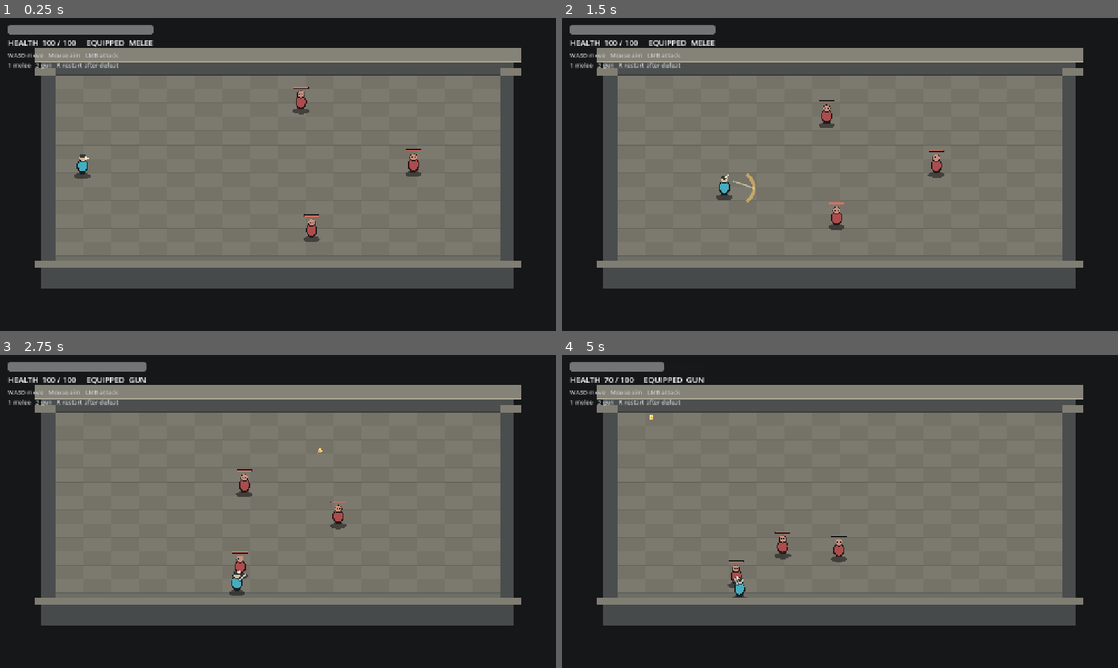
Above: before the commit, frames 1-4 (two rows, left to right).
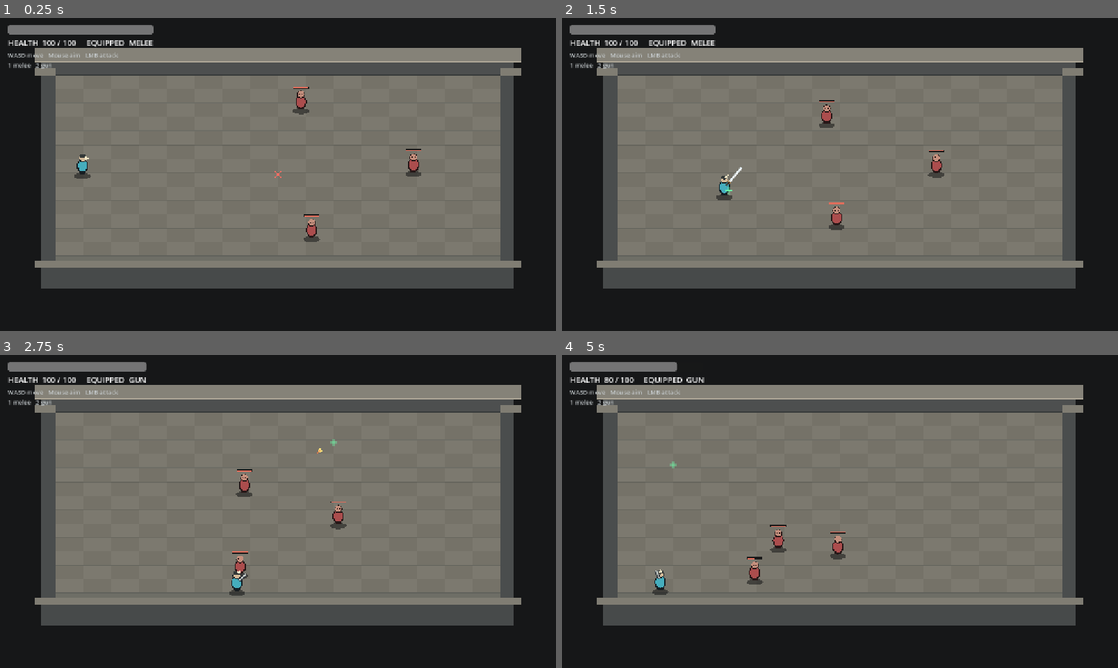
Above: after the commit, the same moments.

Repository: manbeast945/Cmbat_Mechs
Game: Godot game, scene res://scenes/arena.tscn
Same seed, same stepped clock (60 frames per second), same inputs: the game is played once before the commit and once after it.
Inputs (mouse positions are in pixels of both pictures, inside the frame that each line leads up to):
- Up to frame 1 (0.25 s): no input
- Up to frame 2 (1.5 s): move the mouse to (962, 158) at 0.52 s; hold D 0.53-1.28 s; hold R 0.53-1.28 s; click (962, 158) at 0.67 s; move the mouse to (728, 190) at 1.27 s; hold S from 1.28 s (still down); tap 1 at 1.35 s; click (728, 190) at 1.42 s
- Up to frame 3 (2.75 s): move the mouse to (333, 442) at 2.02 s; release S at 2.03 s; hold D from 2.03 s (still down); hold 2 from 2.03 s (still down); click (333, 442) at 2.17 s
- Up to frame 4 (5 s): move the mouse to (812, 574) at 2.77 s; release D at 2.78 s; release 2 at 2.78 s; hold W 2.78-3.53 s; tap R at 2.85 s; click (812, 574) at 2.92 s; move the mouse to (1006, 558) at 3.52 s; hold 1 3.53-4.28 s; hold A from 3.53 s (still down); click (1006, 558) at 3.67 s; move the mouse to (673, 464) at 4.27 s; tap 2 at 4.35 s; click (673, 464) at 4.42 s

The runs differ from the first frame. In frame 1, 0.1% of the frame differs, in the area x 10-51%, y 14-52%; in frame 2, 0.2%; in frame 3, 0.1%; in frame 4, 1.1%, in the area x 7-52%, y 2-78%.

Commit message:
Improve knife swing visuals and hit detection

Diff:
--- a/scenes/enemy.tscn
+++ b/scenes/enemy.tscn
@@ -1,18 +1,18 @@
-[gd_scene load_steps=4 format=3]
+[gd_scene format=3 uid="uid://rgw23ni1bknk"]
 
-[ext_resource type="Script" path="res://scripts/enemy.gd" id="1_enemy"]
-[ext_resource type="Script" path="res://scripts/enemy_visual.gd" id="2_visual"]
+[ext_resource type="Script" uid="uid://c2ywu3ro8l5n3" path="res://scripts/enemy.gd" id="1_enemy"]
+[ext_resource type="Script" uid="uid://bi2jsvtthlpch" path="res://scripts/enemy_visual.gd" id="2_visual"]
 
 [sub_resource type="CircleShape2D" id="EnemyBody"]
 radius = 17.0
 
-[node name="Enemy" type="CharacterBody2D"]
+[node name="Enemy" type="CharacterBody2D" unique_id=1363810007]
 collision_layer = 2
 collision_mask = 5
 script = ExtResource("1_enemy")
 
-[node name="Visual" type="Node2D" parent="."]
+[node name="Visual" type="Node2D" parent="." unique_id=2081138554]
 script = ExtResource("2_visual")
 
-[node name="CollisionShape2D" type="CollisionShape2D" parent="."]
+[node name="CollisionShape2D" type="CollisionShape2D" parent="." unique_id=1259708770]
 shape = SubResource("EnemyBody")
--- a/scenes/player.tscn
+++ b/scenes/player.tscn
@@ -1,28 +1,32 @@
-[gd_scene load_steps=6 format=3]
+[gd_scene format=3 uid="uid://c3fxs012x6o0j"]
 
-[ext_resource type="Script" path="res://scripts/player.gd" id="1_player"]
-[ext_resource type="Script" path="res://scripts/melee_weapon.gd" id="2_melee"]
-[ext_resource type="Script" path="res://scripts/gun_weapon.gd" id="3_gun"]
-[ext_resource type="Script" path="res://scripts/player_visual.gd" id="4_visual"]
+[ext_resource type="Script" uid="uid://b7fh6lmif3ljg" path="res://scripts/player.gd" id="1_player"]
+[ext_resource type="Script" uid="uid://bg1f635inkjqk" path="res://scripts/melee_weapon.gd" id="2_melee"]
+[ext_resource type="Script" uid="uid://bpe1i1uotfxms" path="res://scripts/gun_weapon.gd" id="3_gun"]
+[ext_resource type="Script" uid="uid://bhu1m4jgvpoug" path="res://scripts/player_visual.gd" id="4_visual"]
 
 [sub_resource type="CircleShape2D" id="PlayerBody"]
 radius = 15.0
 
-[node name="Player" type="CharacterBody2D"]
-collision_layer = 1
+[node name="Player" type="CharacterBody2D" unique_id=1854215064]
 collision_mask = 6
 script = ExtResource("1_player")
 
-[node name="Visual" type="Node2D" parent="."]
+[node name="Visual" type="Node2D" parent="." unique_id=2046248596]
 script = ExtResource("4_visual")
 
-[node name="CollisionShape2D" type="CollisionShape2D" parent="."]
+[node name="CollisionShape2D" type="CollisionShape2D" parent="." unique_id=1966231633]
 shape = SubResource("PlayerBody")
 
-[node name="MeleeWeapon" type="Node2D" parent="."]
+[node name="MeleeWeapon" type="Node2D" parent="." unique_id=245377527]
 position = Vector2(0, -18)
 script = ExtResource("2_melee")
+attack_range = 60.0
+combo_reset_seconds = 0.6
 
-[node name="GunWeapon" type="Node2D" parent="."]
+[node name="WhooshAudio" type="AudioStreamPlayer2D" parent="MeleeWeapon" unique_id=1305196083]
+volume_db = -5.0
+
+[node name="GunWeapon" type="Node2D" parent="." unique_id=223167775]
 position = Vector2(0, -20)
 script = ExtResource("3_gun")
--- /dev/null
+++ b/scripts/aim_feedback.gd
@@ -0,0 +1,49 @@
+extends Node2D
+class_name CombatAimFeedback
+
+var player: CombatPlayer
+var hit_marker_left := 0.0
+
+func bind_player(value: CombatPlayer) -> void:
+	player = value
+	player.hit_confirmed.connect(_on_hit_confirmed)
+
+func _process(delta: float) -> void:
+	hit_marker_left = maxf(0.0, hit_marker_left - delta)
+	queue_redraw()
+
+func _on_hit_confirmed(_impact_position: Vector2, _heavy: bool) -> void:
+	hit_marker_left = 0.22
+
+func _draw() -> void:
+	if player == null or not is_instance_valid(player):
+		return
+	var cursor := get_viewport().get_mouse_position()
+	var weapon: CombatWeapon = player.melee_weapon if player.active_weapon_index == 0 else player.gun_weapon
+	var range_origin := player.melee_weapon.global_position if player.active_weapon_index == 0 else player.global_position
+	var distance := player.get_global_mouse_position().distance_to(range_origin)
+	var in_range := distance <= weapon.effective_range()
+	var range_color := Color(0.43, 1.0, 0.67, 0.94) if in_range else Color(1.0, 0.43, 0.39, 0.9)
+	if in_range:
+		_draw_plus(cursor, range_color, 7.0, 2.0)
+	elif player.active_weapon_index == 0:
+		_draw_x(cursor, range_color, 7.0, 2.0)
+	else:
+		draw_circle(cursor, 2.0, range_color)
+		draw_arc(cursor, 7.0, 0.0, TAU, 20, Color(0.8, 0.82, 0.85, 0.6), 1.0, true)
+	if hit_marker_left > 0.0:
+		var alpha := clampf(hit_marker_left / 0.22, 0.0, 1.0)
+		var marker_color := Color(1.0, 1.0, 0.92, alpha)
+		var diagonals: Array[Vector2] = [Vector2(-1, -1), Vector2(1, -1), Vector2(-1, 1), Vector2(1, 1)]
+		for direction: Vector2 in diagonals:
+			var start: Vector2 = cursor + direction * 11.0
+			var end: Vector2 = cursor + direction * 16.0
+			draw_line(start, end, marker_color, 2.5, true)
+
+func _draw_plus(center: Vector2, color: Color, size: float, width: float) -> void:
+	draw_line(center + Vector2(-size, 0), center + Vector2(size, 0), color, width, true)
+	draw_line(center + Vector2(0, -size), center + Vector2(0, size), color, width, true)
+
+func _draw_x(center: Vector2, color: Color, size: float, width: float) -> void:
+	draw_line(center + Vector2(-size, -size), center + Vector2(size, size), color, width, true)
+	draw_line(center + Vector2(-size, size), center + Vector2(size, -size), color, width, true)
--- /dev/null
+++ b/scripts/combat_sounds.gd
@@ -0,0 +1,36 @@
+extends RefCounted
+class_name CombatSounds
+
+static func make_whoosh() -> AudioStreamWAV:
+	return _make_wave(0)
+
+static func make_impact() -> AudioStreamWAV:
+	return _make_wave(1)
+
+static func _make_wave(kind: int) -> AudioStreamWAV:
+	var sample_rate := 22050
+	var duration := 0.19 if kind == 0 else 0.10
+	var sample_count := int(sample_rate * duration)
+	var data := PackedByteArray()
+	data.resize(sample_count * 2)
+	for index in range(sample_count):
+		var time := float(index) / sample_rate
+		var progress := time / duration
+		var sample: float
+		if kind == 0:
+			var envelope := sin(PI * progress) * 0.24
+			var noise := randf_range(-1.0, 1.0)
+			var tone := sin(TAU * (260.0 - 130.0 * progress) * time) * 0.25
+			sample = (noise * 0.75 + tone) * envelope
+		else:
+			var envelope := exp(-progress * 11.0)
+			var thud := sin(TAU * 105.0 * time) * 0.72
+			var click := randf_range(-1.0, 1.0) * 0.22
+			sample = (thud + click) * envelope * 0.42
+		data.encode_s16(index * 2, int(clampf(sample, -1.0, 1.0) * 32767.0))
+	var stream := AudioStreamWAV.new()
+	stream.format = AudioStreamWAV.FORMAT_16_BITS
+	stream.mix_rate = sample_rate
+	stream.stereo = false
+	stream.data = data
+	return stream
--- a/scripts/enemy.gd
+++ b/scripts/enemy.gd
@@ -9,6 +9,10 @@
 var health := 70
 var player: CombatPlayer
 var contact_cooldown_left := 0.0
+var stagger_left := 0.0
+var hit_flash_left := 0.0
+var reaction_strength := 0.0
+var knockback_velocity := Vector2.ZERO
 
 func _ready() -> void:
 	add_to_group("enemies")
@@ -16,8 +20,15 @@
 
 func _physics_process(delta: float) -> void:
 	contact_cooldown_left = maxf(0.0, contact_cooldown_left - delta)
+	stagger_left = maxf(0.0, stagger_left - delta)
+	hit_flash_left = maxf(0.0, hit_flash_left - delta)
 	if player == null or not is_instance_valid(player) or player.is_defeated:
 		velocity = Vector2.ZERO
+		return
+	if stagger_left > 0.0:
+		velocity = knockback_velocity
+		knockback_velocity = knockback_velocity.move_toward(Vector2.ZERO, 520.0 * delta)
+		move_and_slide()
 		return
 
 	var to_player := player.global_position - global_position
@@ -30,8 +41,15 @@
 		player.take_damage(contact_damage)
 		contact_cooldown_left = contact_cooldown_seconds
 
-func take_damage(amount: int) -> void:
+func take_damage(amount: int, heavy := false, hit_direction := Vector2.ZERO, knockback_multiplier := 1.0) -> bool:
+	if health <= 0:
+		return false
 	health = maxi(0, health - amount)
+	stagger_left = 0.30 if heavy else 0.12
+	hit_flash_left = 0.12 if heavy else 0.08
+	reaction_strength = 1.0 if heavy else 0.45
+	knockback_velocity = hit_direction.normalized() * (270.0 if heavy else 105.0) * knockback_multiplier
 	queue_redraw()
 	if health == 0:
 		queue_free()
+	return true
--- a/scripts/enemy_visual.gd
+++ b/scripts/enemy_visual.gd
@@ -8,6 +8,11 @@
 	enemy = get_parent() as CombatEnemy
 
 func _process(_delta: float) -> void:
+	if enemy != null:
+		var flash_ratio := enemy.hit_flash_left / (0.12 if enemy.reaction_strength >= 1.0 else 0.08)
+		modulate = Color.WHITE.lerp(Color(1.0, 0.52, 0.30), clampf(flash_ratio, 0.0, 1.0))
+		var stagger_ratio := enemy.stagger_left / (0.30 if enemy.reaction_strength >= 1.0 else 0.12)
+		scale = Vector2.ONE.lerp(Vector2(1.25, 0.78), clampf(stagger_ratio, 0.0, 1.0) * enemy.reaction_strength * 0.55)
 	queue_redraw()
 
 func _draw() -> void:
--- a/scripts/gun_weapon.gd
+++ b/scripts/gun_weapon.gd
@@ -3,6 +3,7 @@
 const PROJECTILE_SCENE: PackedScene = preload("res://scenes/projectile.tscn")
 
 @export var cooldown_seconds := 0.24
+@export var effective_attack_range := 1248.0
 
 var cooldown_left := 0.0
 
@@ -25,6 +26,9 @@
 func display_name() -> String:
 	return "GUN"
 
+func effective_range() -> float:
+	return effective_attack_range
+
 func _draw() -> void:
 	draw_line(Vector2(8.0, 0.0), Vector2(27.0, 0.0), Color(0.18, 0.2, 0.23), 7.0, true)
 	draw_line(Vector2(9.0, 0.0), Vector2(27.0, 0.0), Color(0.82, 0.84, 0.82), 3.0, true)
--- /dev/null
+++ b/scripts/hit_effect.gd
@@ -0,0 +1,26 @@
+extends Node2D
+class_name CombatHitEffect
+
+var heavy := false
+var lifetime := 0.20
+var age := 0.0
+
+func _ready() -> void:
+	z_index = 30
+
+func _process(delta: float) -> void:
+	age += delta
+	if age >= lifetime:
+		queue_free()
+	queue_redraw()
+
+func _draw() -> void:
+	var progress := clampf(age / lifetime, 0.0, 1.0)
+	var alpha := 1.0 - progress
+	var radius := lerpf(3.0, 16.0 if heavy else 11.0, progress)
+	var color := Color(1.0, 0.56, 0.20, alpha) if heavy else Color(1.0, 0.91, 0.62, alpha)
+	draw_arc(Vector2.ZERO, radius, 0.0, TAU, 20, color, 2.5 if heavy else 1.8, true)
+	for index in range(4 if not heavy else 6):
+		var angle := TAU * float(index) / float(4 if not heavy else 6)
+		var direction := Vector2.RIGHT.rotated(angle)
+		draw_line(direction * (radius + 1.0), direction * (radius + (9.0 if heavy else 6.0)), color, 2.0, true)
--- a/scripts/hud.gd
+++ b/scripts/hud.gd
@@ -5,6 +5,7 @@
 var status_label: Label
 var hint_label: Label
 var defeat_overlay: ColorRect
+var aim_feedback: CombatAimFeedback
 var equipped_weapon_name := "MELEE"
 
 func _ready() -> void:
@@ -12,6 +13,9 @@
 	panel.position = Vector2(18.0, 16.0)
 	panel.add_theme_constant_override("separation", 6)
 	add_child(panel)
+	aim_feedback = CombatAimFeedback.new()
+	aim_feedback.name = "AimFeedback"
+	add_child(aim_feedback)
 
 	health_bar = ProgressBar.new()
 	health_bar.custom_minimum_size = Vector2(260.0, 22.0)
@@ -23,7 +27,7 @@
 	panel.add_child(status_label)
 
 	hint_label = Label.new()
-	hint_label.text = "WASD move   Mouse aim   LMB attack\n1 melee   2 gun   R restart after defeat"
+	hint_label.text = "WASD move   Mouse aim   LMB attack\n1 melee   2 gun"
 	hint_label.modulate = Color(0.78, 0.8, 0.81)
 	hint_label.add_theme_font_size_override("font_size", 14)
 	panel.add_child(hint_label)
@@ -43,6 +47,7 @@
 	defeat_overlay.add_child(message)
 
 func bind_player(player: CombatPlayer) -> void:
+	aim_feedback.bind_player(player)
 	player.health_changed.connect(_on_health_changed)
 	player.weapon_changed.connect(_on_weapon_changed)
 	player.defeated.connect(_on_defeated)
--- a/scripts/melee_weapon.gd
+++ b/scripts/melee_weapon.gd
@@ -1,58 +1,240 @@
 extends CombatWeapon
+
+enum AttackPhase { IDLE, WINDUP, HIT_WINDOW, RECOVERY }
 
 @export var damage := 34
 @export var attack_range := 66.0
 @export var attack_angle_degrees := 100.0
-@export var cooldown_seconds := 0.38
-
-var cooldown_left := 0.0
-var swing_time_left := 0.0
+@export var combo_reset_seconds := 1.0
+@export var buffered_click_window := 0.11
+@export var blade_start_distance := 18.0
+
+const LIGHT_BLADE_WIDTH := 4.5
+const HEAVY_BLADE_WIDTH := 6.0
+const TRAIL_LIFETIME := 0.12
+const MAX_TRAIL_POSITIONS := 8
+
+var phase := AttackPhase.IDLE
+var phase_left := 0.0
+var phase_duration := 0.0
+var active_hit_window_duration := 0.0
+var combo_reset_left := 0.0
+var combo_step := 0
+var active_attack_step := 0
+var swing_direction := Vector2.RIGHT
+var sweep_start_angle := 0.0
+var sweep_end_angle := 0.0
+var blade_angle := 0.0
+var buffered_attack := false
+var buffered_target := Vector2.ZERO
+var hit_enemies: Dictionary = {}
+var trail_origins: Array[Vector2] = []
+var trail_directions: Array[Vector2] = []
+var trail_ages: Array[float] = []
+var blade_shape := CapsuleShape2D.new()
+var blade_query := PhysicsShapeQueryParameters2D.new()
+
+@onready var whoosh_audio: AudioStreamPlayer2D = $WhooshAudio
+
+func _ready() -> void:
+	whoosh_audio.stream = CombatSounds.make_whoosh()
+	blade_query.shape = blade_shape
+	blade_query.collision_mask = 2
+	blade_query.collide_with_bodies = true
+	blade_query.collide_with_areas = false
 
 func _process(delta: float) -> void:
-	cooldown_left = maxf(0.0, cooldown_left - delta)
-	swing_time_left = maxf(0.0, swing_time_left - delta)
+	_update_combo_timer(delta)
+	_update_trail(delta)
+	match phase:
+		AttackPhase.WINDUP:
+			phase_left -= delta
+			if phase_left <= 0.0:
+				_begin_hit_window()
+		AttackPhase.HIT_WINDOW:
+			var previous_progress := _hit_window_progress()
+			phase_left = maxf(0.0, phase_left - delta)
+			var current_progress := _hit_window_progress()
+			blade_angle = _angle_at_progress(current_progress)
+			_sweep_blade(previous_progress, current_progress)
+			if phase_left <= 0.0:
+				_begin_recovery()
+		AttackPhase.RECOVERY:
+			phase_left -= delta
+			if phase_left <= 0.0:
+				_finish_attack()
 	queue_redraw()
 
 func use(user: CharacterBody2D, target: Vector2) -> void:
-	if cooldown_left > 0.0:
-		return
-
-	var direction := (target - user.global_position).normalized()
-	if direction == Vector2.ZERO:
-		direction = Vector2.RIGHT
-	rotation = direction.angle()
-	cooldown_left = cooldown_seconds
-	swing_time_left = 0.16
+	if phase == AttackPhase.IDLE:
+		_start_attack(user, target)
+	elif phase == AttackPhase.RECOVERY and phase_left <= buffered_click_window and not buffered_attack:
+		buffered_attack = true
+		buffered_target = target
+
+func _update_combo_timer(delta: float) -> void:
+	if combo_reset_left <= 0.0:
+		return
+	combo_reset_left = maxf(0.0, combo_reset_left - delta)
+	if combo_reset_left == 0.0:
+		combo_step = 0
+
+func _start_attack(user: CharacterBody2D, target: Vector2) -> void:
+	if combo_reset_left <= 0.0:
+		combo_step = 0
+	active_attack_step = combo_step
+	combo_step = (combo_step + 1) % 3
+	combo_reset_left = combo_reset_seconds
+	swing_direction = (target - user.global_position).normalized()
+	if swing_direction == Vector2.ZERO:
+		swing_direction = Vector2.RIGHT
+	rotation = swing_direction.angle()
+	var half_angle := deg_to_rad(attack_angle_degrees * 0.5)
+	var reverse_slash := active_attack_step == 1
+	sweep_start_angle = half_angle if reverse_slash else -half_angle
+	sweep_end_angle = -half_angle if reverse_slash else half_angle
+	blade_angle = sweep_start_angle
+	phase = AttackPhase.WINDUP
+	phase_duration = 0.16 if active_attack_step == 2 else 0.09
+	phase_left = phase_duration
+	hit_enemies.clear()
+	trail_origins.clear()
+	trail_directions.clear()
+	trail_ages.clear()
+	whoosh_audio.play()
 	queue_redraw()
 
-	var circle := CircleShape2D.new()
-	circle.radius = attack_range * 0.62
-	var query := PhysicsShapeQueryParameters2D.new()
-	query.shape = circle
-	query.transform = Transform2D(0.0, user.global_position + direction * (attack_range * 0.58))
-	query.collision_mask = 2
-	query.exclude = [user.get_rid()]
-	var hits := user.get_world_2d().direct_space_state.intersect_shape(query, 32)
-	var hit_ids: Dictionary = {}
-	var min_dot := cos(deg_to_rad(attack_angle_degrees * 0.5))
+func _begin_hit_window() -> void:
+	phase = AttackPhase.HIT_WINDOW
+	active_hit_window_duration = 0.10 if active_attack_step == 2 else 0.07
+	phase_duration = active_hit_window_duration
+	phase_left = phase_duration
+	blade_angle = sweep_start_angle
+	_sweep_blade(0.0, 0.0)
+
+func _begin_recovery() -> void:
+	phase = AttackPhase.RECOVERY
+	phase_duration = 0.42 if active_attack_step == 2 else 0.20
+	phase_left = phase_duration
+	blade_angle = sweep_end_angle
+
+func _finish_attack() -> void:
+	phase = AttackPhase.IDLE
+	phase_left = 0.0
+	if not buffered_attack:
+		return
+	var target := buffered_target
+	buffered_attack = false
+	var user := get_parent() as CharacterBody2D
+	if user != null:
+		_start_attack(user, target)
+
+func _hit_window_progress() -> float:
+	return clampf(1.0 - phase_left / maxf(active_hit_window_duration, 0.001), 0.0, 1.0)
+
+func _angle_at_progress(progress: float) -> float:
+	return lerpf(sweep_start_angle, sweep_end_angle, progress)
+
+func _sweep_blade(from_progress: float, to_progress: float) -> void:
+	var angle_from := _angle_at_progress(from_progress)
+	var angle_to := _angle_at_progress(to_progress)
+	var arc_length := absf(angle_to - angle_from) * attack_range
+	var sample_spacing := maxf(_active_blade_width() * 0.75, 1.0)
+	var sample_count := maxi(1, ceili(arc_length / sample_spacing))
+	for sample_index in range(sample_count + 1):
+		var sample_progress := lerpf(from_progress, to_progress, float(sample_index) / float(sample_count))
+		var sample_angle := _angle_at_progress(sample_progress)
+		_check_blade_contact(sample_angle)
+	blade_angle = angle_to
+	_record_trail_angle(blade_angle)
+
+func _check_blade_contact(local_blade_angle: float) -> void:
+	var user := get_parent() as CharacterBody2D
+	if user == null or hit_enemies.size() >= 32:
+		return
+	var blade_direction := swing_direction.rotated(local_blade_angle)
+	var blade_base := _blade_base_distance()
+	var blade_length := attack_range - blade_base
+	var blade_center := global_position + blade_direction * (blade_base + blade_length * 0.5)
+	blade_shape.radius = _active_blade_width() * 0.5
+	blade_shape.height = blade_length
+	blade_query.transform = Transform2D(blade_direction.angle() + PI * 0.5, blade_center)
+	blade_query.exclude = [user.get_rid()]
+	var hits := user.get_world_2d().direct_space_state.intersect_shape(blade_query, 32)
 	for hit in hits:
-		var enemy: Object = hit.get("collider")
-		if not enemy is Node or not enemy.is_in_group("enemies"):
+		var enemy := hit.get("collider") as CombatEnemy
+		if enemy == null or not enemy.is_in_group("enemies"):
 			continue
 		var enemy_id := enemy.get_instance_id()
-		if hit_ids.has(enemy_id):
+		if hit_enemies.has(enemy_id):
 			continue
-		hit_ids[enemy_id] = true
-		var to_enemy: Vector2 = enemy.global_position - user.global_position
-		if to_enemy.length() <= attack_range and direction.dot(to_enemy.normalized()) >= min_dot:
-			enemy.take_damage(damage)
+		var away_from_player := enemy.global_position - user.global_position
+		var knockback_direction := blade_direction if away_from_player.length_squared() < 0.001 else away_from_player.normalized()
+		var heavy := active_attack_step == 2
+		var knockback_multiplier := 1.35 if heavy else 1.55
+		if enemy.take_damage(damage * (2 if heavy else 1), heavy, knockback_direction, knockback_multiplier):
+			hit_enemies[enemy_id] = true
+			var along_blade := clampf((enemy.global_position - global_position).dot(blade_direction), blade_base, attack_range)
+			user.notify_combat_hit(global_position + blade_direction * along_blade, heavy)
+
+func _active_blade_width() -> float:
+	var requested_width := HEAVY_BLADE_WIDTH if active_attack_step == 2 else LIGHT_BLADE_WIDTH
+	return minf(requested_width, maxf(attack_range - _blade_base_distance(), 1.0))
+
+func _blade_base_distance() -> float:
+	return minf(blade_start_distance, attack_range * 0.5)
+
+func _record_trail_angle(angle: float) -> void:
+	var world_direction := swing_direction.rotated(angle)
+	if not trail_directions.is_empty():
+		var same_origin := global_position.distance_squared_to(trail_origins[-1]) < 0.25
+		var same_angle := world_direction.distance_squared_to(trail_directions[-1]) < 0.0001
+		if same_origin and same_angle:
+			return
+	trail_origins.append(global_position)
+	trail_directions.append(world_direction)
+	trail_ages.append(0.0)
+	while trail_origins.size() > MAX_TRAIL_POSITIONS:
+		trail_origins.pop_front()
+		trail_directions.pop_front()
+		trail_ages.pop_front()
+
+func _update_trail(delta: float) -> void:
+	for index in range(trail_ages.size() - 1, -1, -1):
+		trail_ages[index] += delta
+		if trail_ages[index] >= TRAIL_LIFETIME:
+			trail_ages.remove_at(index)
+			trail_directions.remove_at(index)
+			trail_origins.remove_at(index)
 
 func display_name() -> String:
 	return "MELEE"
 
+func effective_range() -> float:
+	return attack_range
+
 func _draw() -> void:
-	if swing_time_left <= 0.0:
-		return
-	var alpha := clampf(swing_time_left / 0.16, 0.0, 1.0)
-	draw_arc(Vector2(31.0, 0.0), 37.0, deg_to_rad(-57.0), deg_to_rad(57.0), 24, Color(1.0, 0.79, 0.38, alpha), 7.0, true)
-	draw_line(Vector2(20.0, -16.0), Vector2(68.0, 0.0), Color(1.0, 0.96, 0.76, alpha), 3.0, true)
+	if phase == AttackPhase.IDLE and trail_origins.is_empty():
+		return
+	for index in range(trail_origins.size()):
+		var fade := 1.0 - trail_ages[index] / TRAIL_LIFETIME
+		var trail_color := Color(0.69, 0.85, 0.94, fade * (0.18 if active_attack_step != 2 else 0.24))
+		var trail_start := trail_origins[index] + trail_directions[index] * _blade_base_distance()
+		var trail_end := trail_origins[index] + trail_directions[index] * attack_range
+		draw_line(to_local(trail_start), to_local(trail_end), trail_color, 2.0, true)
+	if phase != AttackPhase.IDLE:
+		var blade_color := Color(0.91, 0.95, 0.97, 1.0) if active_attack_step != 2 else Color(1.0, 1.0, 0.98, 1.0)
+		_draw_blade(blade_angle, blade_color, _active_blade_width(), true)
+
+func _draw_blade(local_angle: float, color: Color, blade_width: float, show_handle: bool) -> void:
+	var direction := Vector2.RIGHT.rotated(local_angle)
+	var normal := direction.rotated(PI * 0.5)
+	var blade_base := _blade_base_distance()
+	var base := direction * blade_base
+	var tip := direction * attack_range
+	if show_handle:
+		draw_line(direction * (blade_base - 10.0), base, Color(0.24, 0.16, 0.12, 1.0), 4.0, true)
+	draw_line(base, tip, color, blade_width, true)
+	if show_handle:
+		draw_line(base + normal * 4.0, base - normal * 4.0, Color(0.72, 0.56, 0.35, 1.0), 2.0, true)
+		draw_line(base + direction * 2.0 + normal, tip - direction * 3.0 + normal, Color(1.0, 1.0, 1.0, 0.92), 1.0, true)
--- a/scripts/player.gd
+++ b/scripts/player.gd
@@ -4,6 +4,7 @@
 signal health_changed(current: int, maximum: int)
 signal weapon_changed(weapon_name: String)
 signal defeated
+signal hit_confirmed(impact_position: Vector2, heavy: bool)
 
 @export var move_speed := 245.0
 @export var max_health := 100
@@ -68,3 +69,17 @@
 	if health == 0:
 		is_defeated = true
 		defeated.emit()
+
+func notify_combat_hit(impact_position: Vector2, heavy: bool) -> void:
+	hit_confirmed.emit(impact_position, heavy)
+	var impact_audio := AudioStreamPlayer2D.new()
+	impact_audio.stream = CombatSounds.make_impact()
+	impact_audio.volume_db = -4.0
+	get_parent().add_child(impact_audio)
+	impact_audio.global_position = impact_position
+	impact_audio.finished.connect(impact_audio.queue_free)
+	impact_audio.play()
+	var effect := CombatHitEffect.new()
+	effect.heavy = heavy
+	get_parent().add_child(effect)
+	effect.global_position = impact_position
--- a/scripts/projectile.gd
+++ b/scripts/projectile.gd
@@ -30,7 +30,9 @@
 	if not hit.is_empty():
 		var collider: Object = hit.get("collider")
 		if collider is Node and collider.is_in_group("enemies"):
-			collider.take_damage(damage)
+			if collider.take_damage(damage, false, direction):
+				if owner_body != null and is_instance_valid(owner_body) and owner_body.has_method("notify_combat_hit"):
+					owner_body.notify_combat_hit(hit.get("position", next_position), false)
 		queue_free()
 		return
 	global_position = next_position
--- a/scripts/weapon.gd
+++ b/scripts/weapon.gd
@@ -6,3 +6,6 @@
 
 func display_name() -> String:
 	return "WEAPON"
+
+func effective_range() -> float:
+	return INF
Not shown, added: scripts/aim_feedback.gd.uid
Not shown, added: scripts/combat_sounds.gd.uid
Not shown, added: scripts/hit_effect.gd.uid
